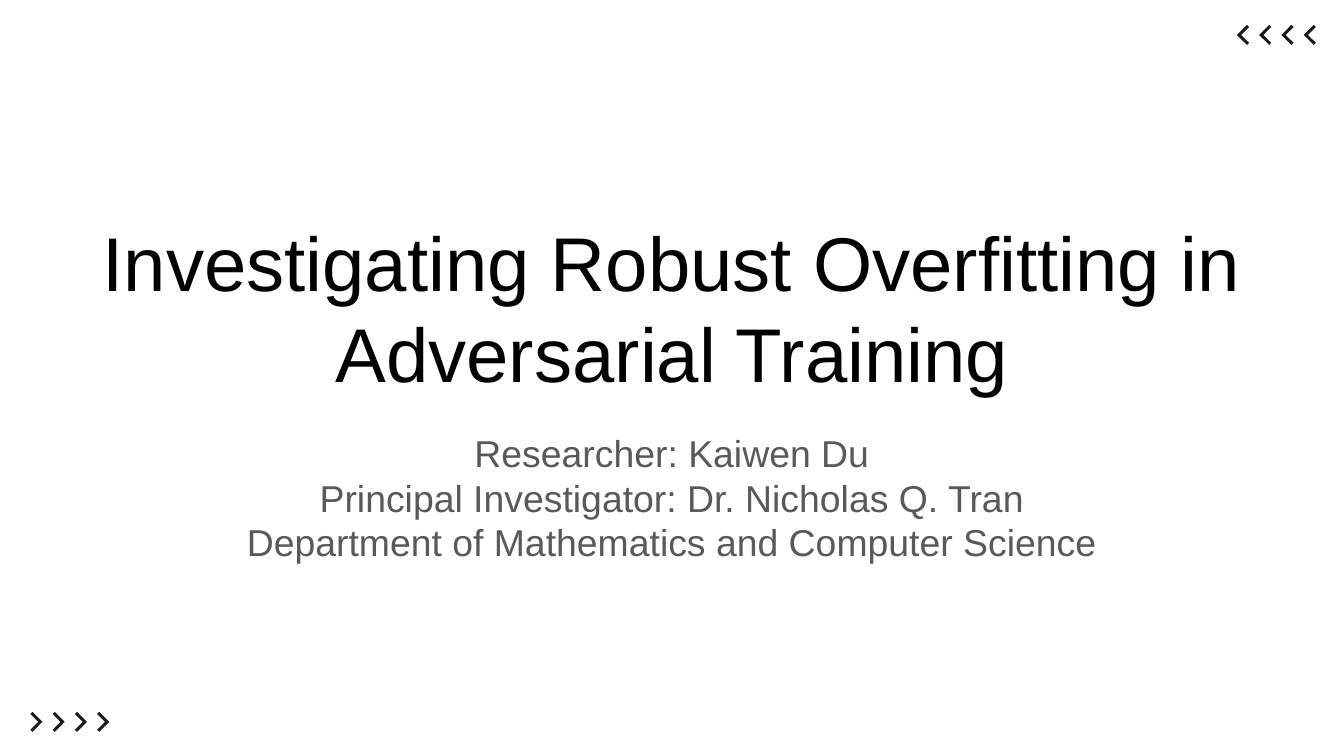
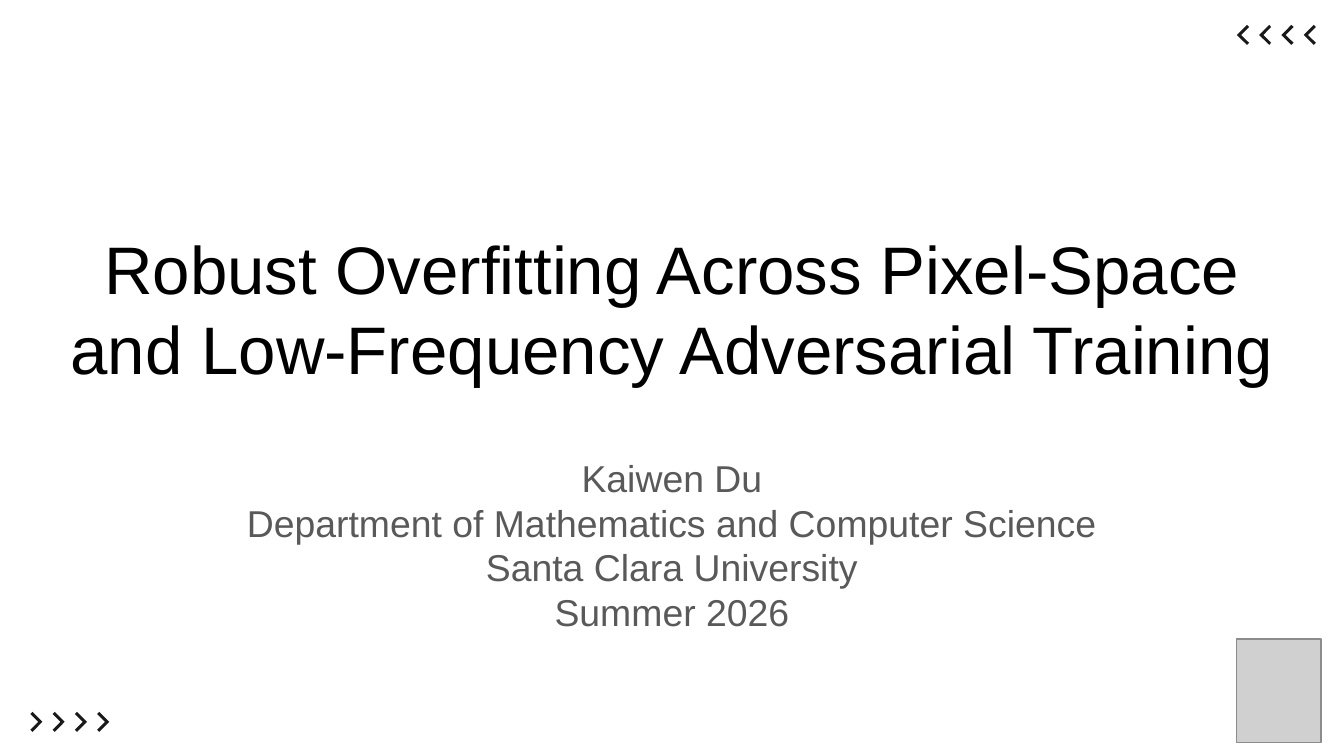
Before and after one commit to ItsKaiwenDu/Robust-Overfitting, a slide deck: slide 1 of report/slides.pptx. Drawn at 1344x756 pixels with LibreOffice and Linux fonts; fonts in the diff are those of the drawing; grey boxes stand for pictures. Boxes give left, top, right and bottom in pixels: in the first picture for what was removed or moved away, otherwise in the second. Text is boxed around its words. In the diff, an @@ line names an element or a change of style, - is before the commit and + after.

```diff
--- a/report/slides.pptx
+++ b/report/slides.pptx
@@ title "Robust Overfitting Across Pixel-Space and ..." at <box>71,245,1273,387</box>: vertical alignment bottom to middle @@
@@ title at <box>71,245,1273,387</box>: text changed; size 40.8 to 36 pt @@
-Investigating Robust Overfitting in Adversarial Training
+Robust Overfitting Across Pixel-Space and Low-Frequency Adversarial Training
@@ subtitle "Kaiwen Du": place and size @@
-subtitle "Kaiwen Du" at <box>247,440,1096,564</box>
+subtitle "Kaiwen Du" at <box>247,465,1096,627</box>
@@ subtitle "Kaiwen Du" at <box>247,465,1096,627</box>: vertical alignment top to middle @@
@@ subtitle at <box>582,465,762,493</box>: text changed @@
-Researcher: Kaiwen Du
-Principal Investigator: Dr. Nicholas Q. Tran
+Kaiwen Du
@@ subtitle at <box>486,554,858,627</box>: paragraphs added @@
+Santa Clara University
+Summer 2026
@@ picture added at <box>1236,638,1321,742</box> @@
```
Also in this commit, not shown: 12 other slides changed, 4 slides added, 7 slides removed, 11 other files.
